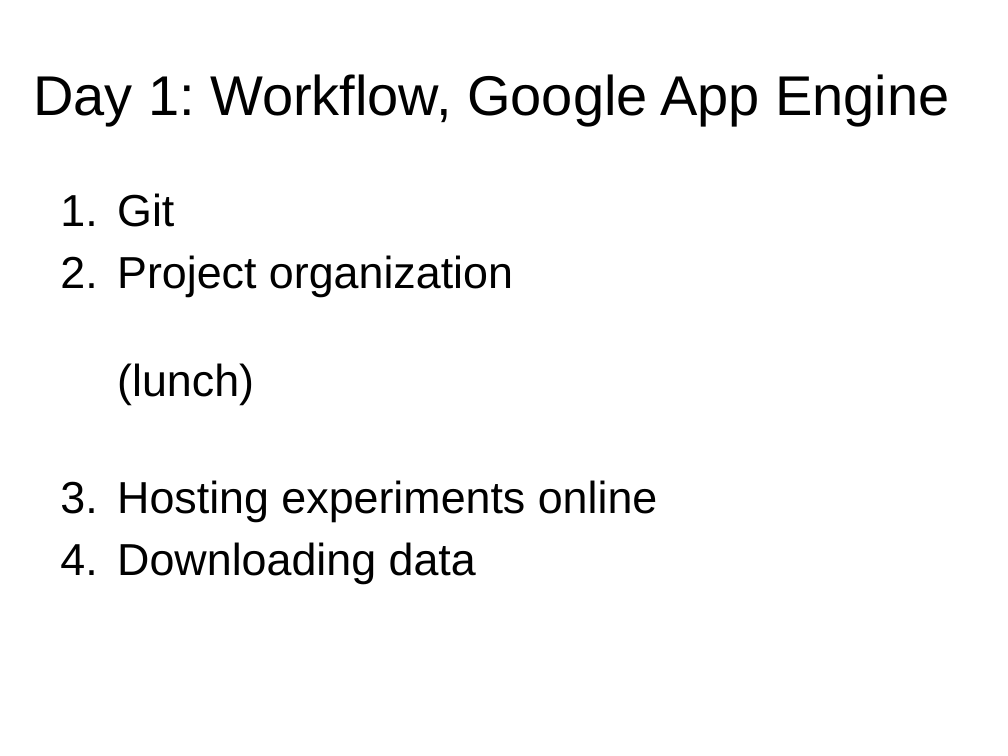
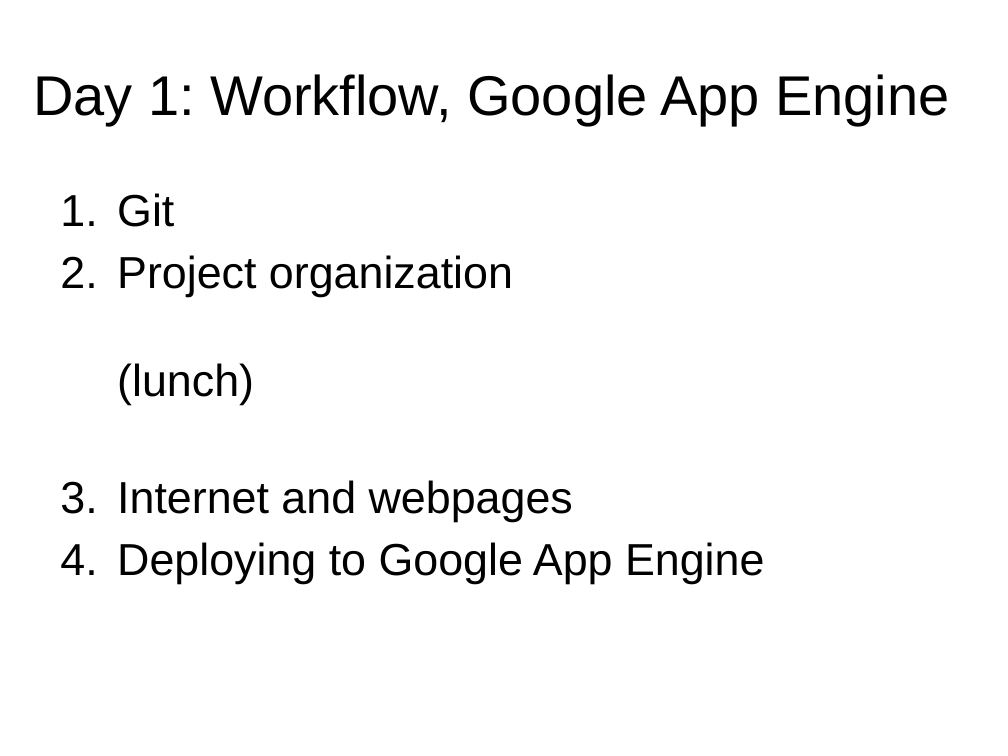
Before and after one commit to cskemp/chdss2019_content, a slide deck: slide 6 of day1/slides/git.pptx (slide 4 before the commit). Drawn at 1008x756 pixels with LibreOffice and Linux fonts; fonts in the diff are those of the drawing. Boxes give left, top, right and bottom in pixels: in the first picture for what was removed or moved away, otherwise in the second. Text is boxed around its words. In the diff, an @@ line names an element or a change of style, - is before the commit and + after.

Commit message:
pdf slides for day 1

```diff
--- a/day1/slides/git.pptx
+++ b/day1/slides/git.pptx
@@ text at box(117, 480, 764, 584): text changed @@
-3. Hosting experiments online
-4. Downloading data
+3. Internet and webpages
+4. Deploying to Google App Engine
```
Also in this commit, not shown: 1 other slide changed, 2 slides added, 6 other files.
